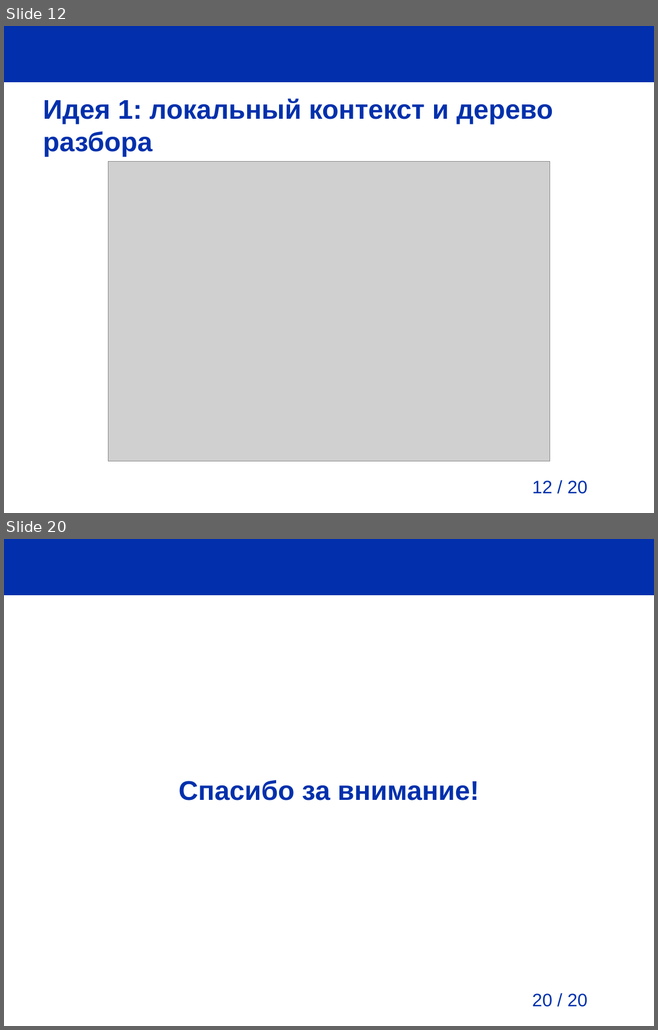
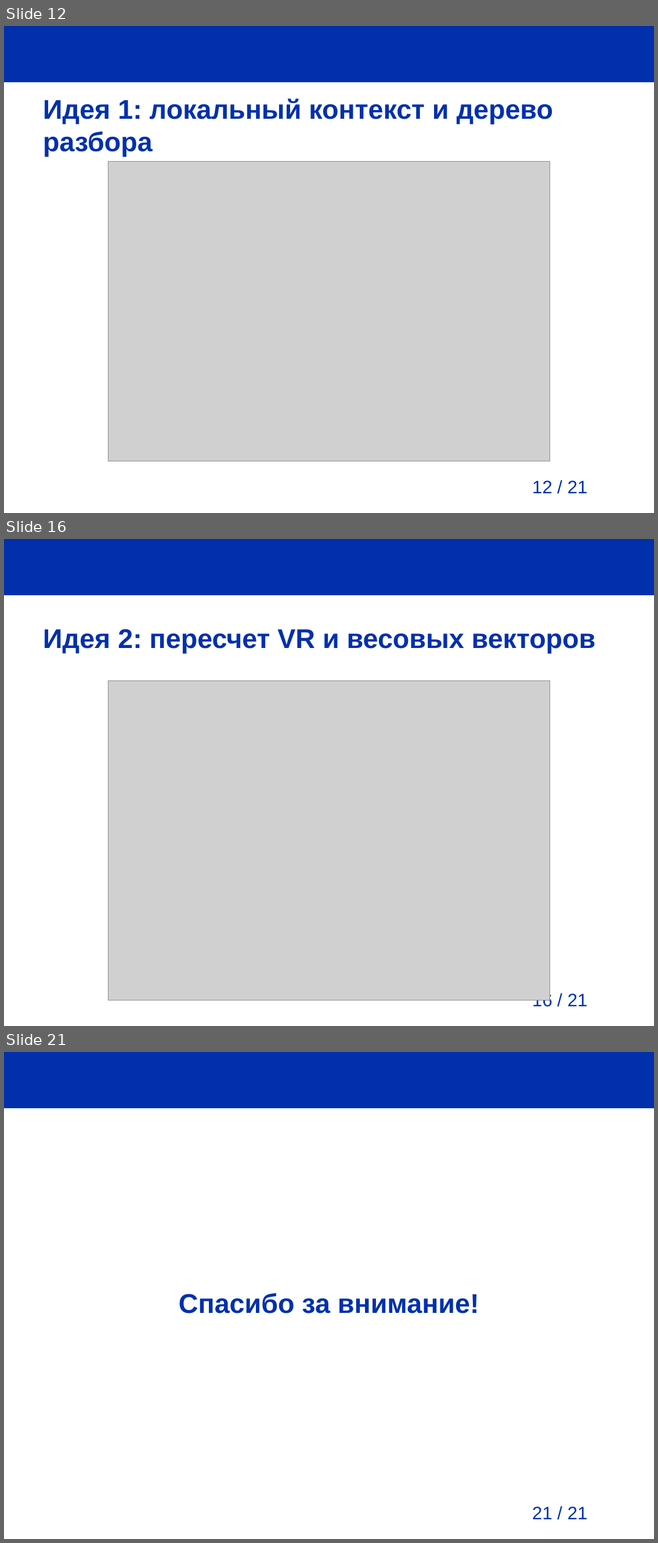
Before and after one commit to pva701/bachelor-thesis, a slide deck: presentation/presentation.odp. Shown one above the other, each under a label of ours: slides 12 and 20 before the commit, slides 12, 16 and 21 after it; the slides between them are not shown. The pictures are 658x1030 and 658x1543 pixels, drawn with LibreOffice and Linux fonts; fonts in the diff are those of the drawing; grey boxes stand for pictures; background and template pictures are left out. Boxes give left, top, right and bottom in pixels: in the first picture for what was removed or moved away, otherwise in the second. Text is boxed around its words. In the diff, an @@ line names an element or a change of style, - is before the commit and + after.

```diff
--- a/presentation/presentation.odp
+++ b/presentation/presentation.odp
@@ slide 16 added at (4, 539, 654, 1026), background #FFFFFF; not listed: 2 template elements that a slide beside it also shows @@
@@ title added at (43, 629, 596, 654), 30 pt, text #0230AC, bold @@
+Идея 2: пересчет VR и весовых векторов
@@ picture added at (108, 681, 549, 1000) @@
@@ page number at (532, 481, 587, 493): text changed @@
-12 / 20
+12 / 21
@@ what was slide 20 is now slide 21 @@
@@ page number at (532, 1507, 587, 1519): text changed @@
-20 / 20
+21 / 21
```
Also in this commit, not shown: 6 slides changed, 3 other slides added, 3 slides removed, 3 other files.
